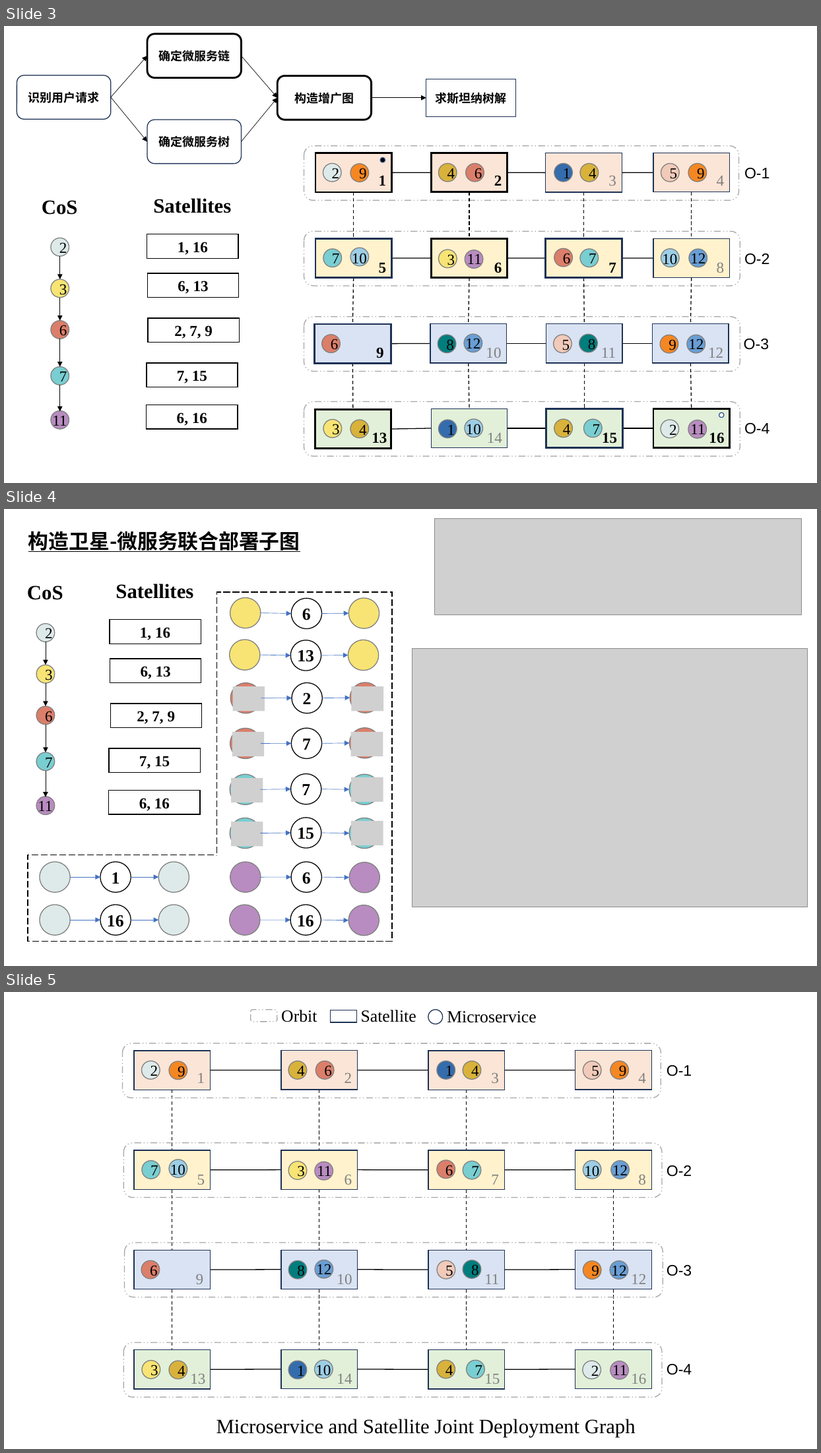
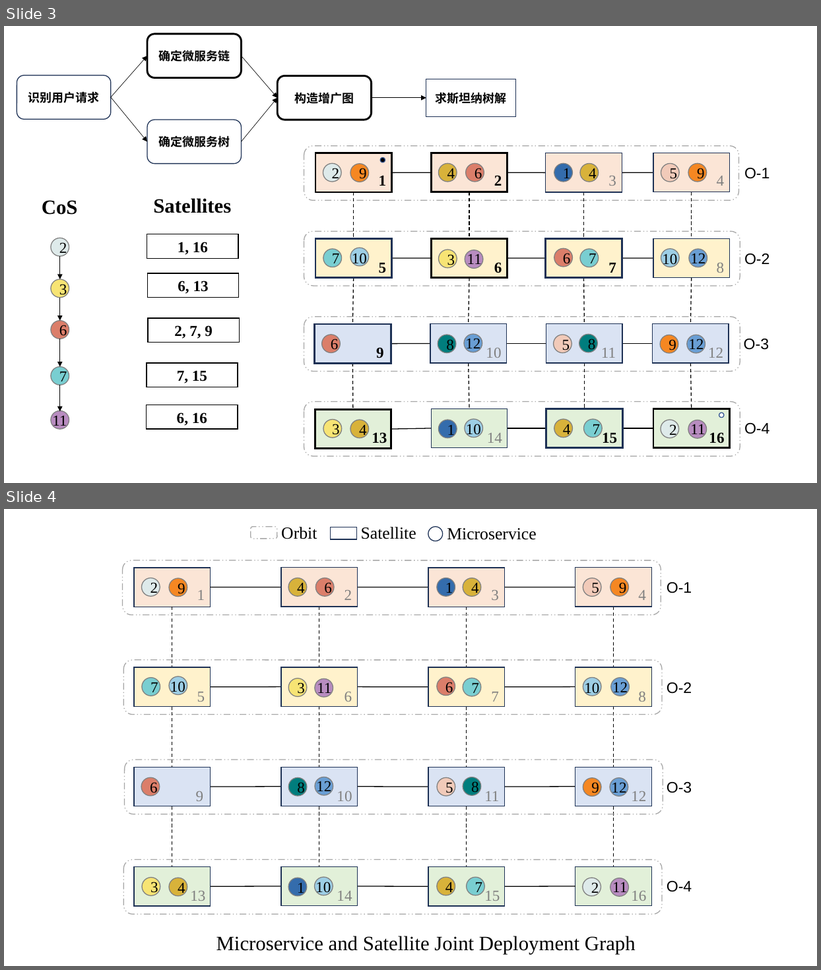
Before and after one commit to hongan-yuan/paint_repo, a slide deck: paper_ppt/SatelliteMicro_Sub.pptx. Shown one above the other, each under a label of ours: slides 3, 4 and 5 before the commit, slides 3 and 4 after it. The pictures are 821x1453 and 821x970 pixels, drawn with LibreOffice and Linux fonts; fonts in the diff are those of the drawing; grey boxes stand for pictures; background and template pictures are left out. Boxes give left, top, right and bottom in pixels: in the first picture for what was removed or moved away, otherwise in the second. Text is boxed around its words. In the diff, an @@ line names an element or a change of style, - is before the commit and + after.

```diff
--- a/paper_ppt/SatelliteMicro_Sub.pptx
+++ b/paper_ppt/SatelliteMicro_Sub.pptx
@@ slide 4 removed at (x1=4, y1=509, x2=817, y2=966), background #FFFFFF @@
@@ picture removed at (x1=435, y1=519, x2=802, y2=615) @@
@@ text removed at (x1=28, y1=531, x2=300, y2=552) @@
-构造卫星-微服务联合部署子图
@@ text removed at (x1=27, y1=586, x2=63, y2=600) @@
-CoS
@@ text removed at (x1=116, y1=584, x2=193, y2=599) @@
-Satellites
@@ rectangle removed at (x1=217, y1=593, x2=392, y2=942) @@
@@ ellipse removed at (x1=36, y1=624, x2=55, y2=642) @@
-2
@@ rectangle removed at (x1=110, y1=620, x2=201, y2=644) @@
-1, 16
@@ group removed at (x1=230, y1=598, x2=379, y2=629): 3 ellipses, 2 arrows @@
-6
@@ arrow removed from (46, 642) to (46, 665) @@
@@ ellipse removed at (x1=36, y1=665, x2=55, y2=683) @@
-3
@@ rectangle removed at (x1=110, y1=659, x2=201, y2=683) @@
-6, 13
@@ group removed at (x1=230, y1=640, x2=378, y2=671): 3 ellipses, 2 arrows, 1 text @@
-13
@@ picture removed at (x1=412, y1=649, x2=807, y2=908) @@
@@ arrow removed from (46, 683) to (46, 706) @@
@@ ellipse removed at (x1=36, y1=706, x2=55, y2=725) @@
-6
@@ rectangle removed at (x1=110, y1=704, x2=201, y2=727) @@
-2, 7, 9
@@ group removed at (x1=231, y1=683, x2=384, y2=714): 3 ellipses, 2 pictures, 2 arrows @@
-2
@@ arrow removed from (46, 725) to (46, 753) @@
@@ group removed at (x1=230, y1=728, x2=384, y2=759): 3 ellipses, 2 pictures, 2 arrows @@
-7
@@ ellipse removed at (x1=36, y1=753, x2=55, y2=770) @@
-7
@@ rectangle removed at (x1=109, y1=749, x2=201, y2=772) @@
-7, 15
@@ arrow removed from (46, 770) to (46, 797) @@
@@ ellipse removed at (x1=36, y1=797, x2=55, y2=815) @@
@@ text removed at (x1=38, y1=799, x2=52, y2=815) @@
-11
@@ rectangle removed at (x1=109, y1=791, x2=201, y2=815) @@
-6, 16
@@ group removed at (x1=230, y1=774, x2=384, y2=805): 3 ellipses, 2 pictures, 2 arrows @@
-7
@@ group removed at (x1=230, y1=818, x2=384, y2=849): 3 ellipses, 2 pictures, 2 arrows, 1 text @@
-15
@@ rectangle removed at (x1=28, y1=855, x2=217, y2=942) @@
@@ rectangle removed at (x1=201, y1=856, x2=228, y2=942) @@
@@ group removed at (x1=40, y1=862, x2=189, y2=892): 3 ellipses, 2 arrows @@
-1
@@ group removed at (x1=230, y1=862, x2=380, y2=893): 3 ellipses, 2 arrows @@
-6
@@ group removed at (x1=40, y1=905, x2=189, y2=935): 3 ellipses, 2 arrows, 1 text @@
-16
@@ group removed at (x1=230, y1=905, x2=379, y2=936): 3 ellipses, 2 arrows, 1 text @@
-16
@@ what was slide 5 is now slide 4 @@
```
Also in this commit, not shown: 1 slide added, 3 other slides removed, 2 other files.
